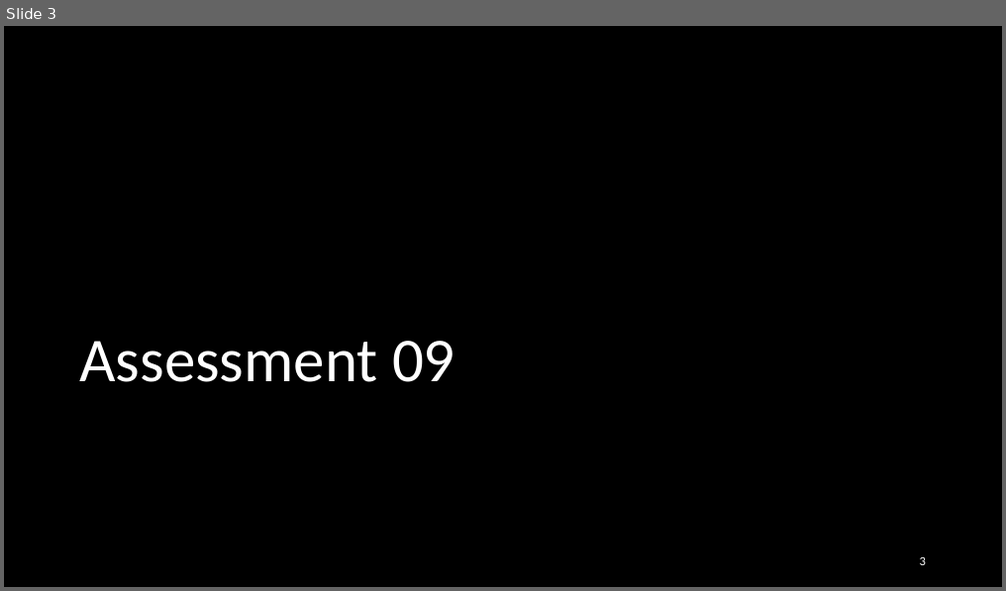
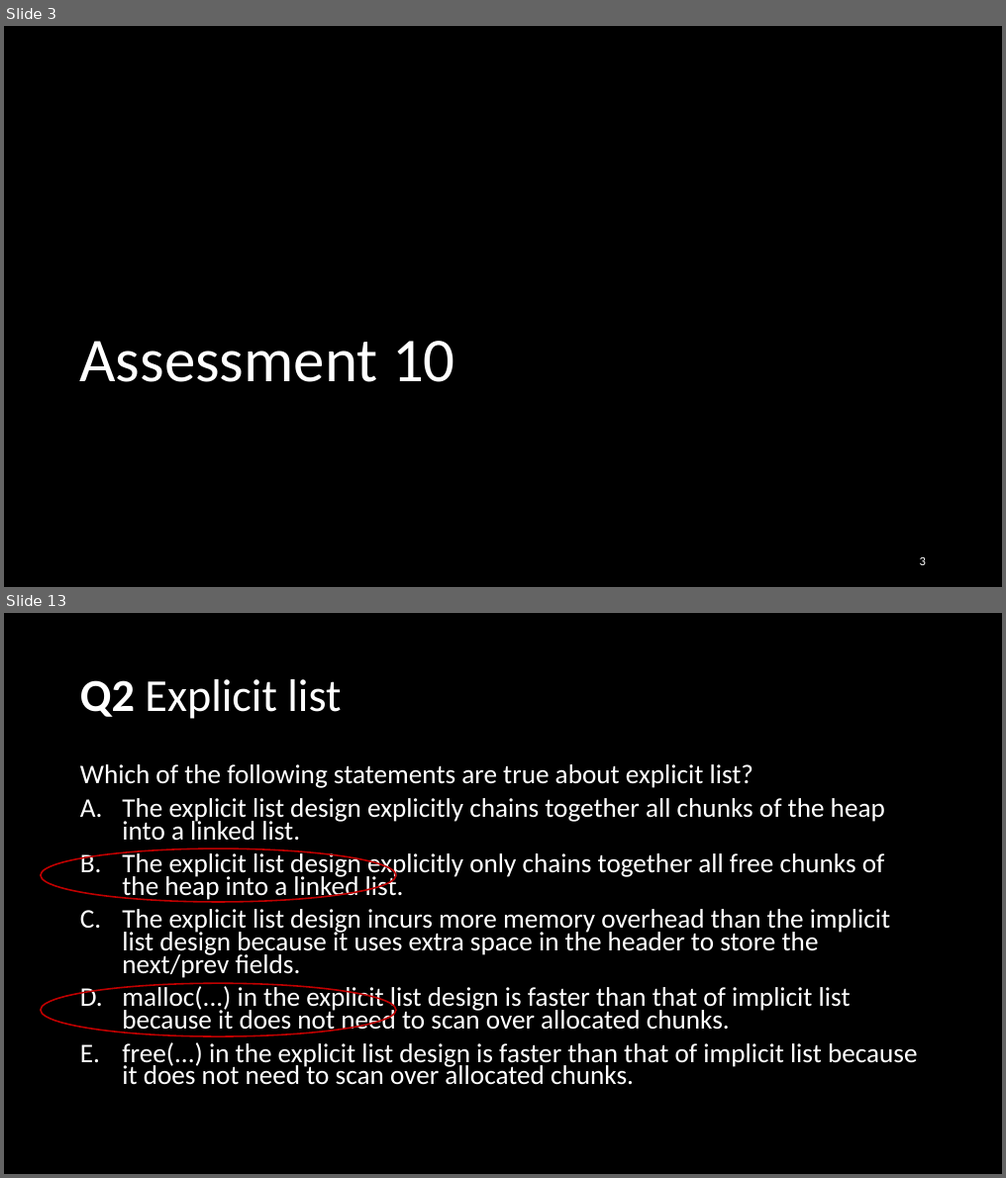
Before and after one commit to NYU-CSO/nyu-cso.github.io, a slide deck: rec-notes/r11.pptx. Shown one above the other, each under a label of ours: slide 3 before the commit, slides 3 and 13 after it; the slides between them are not shown. The pictures are 1006x591 and 1006x1178 pixels, drawn with LibreOffice and Linux fonts; fonts in the diff are those of the drawing. Boxes give left, top, right and bottom in pixels: in the first picture for what was removed or moved away, otherwise in the second. Text is boxed around its words. In the diff, an @@ line names an element or a change of style, - is before the commit and + after.

```diff
--- a/rec-notes/r11.pptx
+++ b/rec-notes/r11.pptx
@@ slide 13 added at (4, 613, 1002, 1174), background #000000 @@
@@ title added at (80, 679, 341, 719), 44 pt, text #FFFFFF @@
+Q2 Explicit list
@@ text added at (80, 764, 918, 1085), 25.9 pt, text #FFFFFF @@
+Which of the following statements are true about explicit list?
+A. The explicit list design explicitly chains together all chunks of the heap into a linked list.
+B. The explicit list design explicitly only chains together all free chunks of the heap into a linked list.
+C. The explicit list design incurs more memory overhead than the implicit list design because it uses extra space in the header to store the next/prev fields.
+D. malloc(...) in the explicit list design is faster than that of implicit list because it does not need to scan over allocated chunks.
+E. free(...) in the explicit list design is faster than that of implicit list because it does not need to scan over allocated chunks.
@@ ellipse added at (41, 849, 396, 902), outline #C00000 1.5 pt @@
@@ ellipse added at (41, 983, 396, 1037), outline #C00000 1.5 pt @@
@@ slide 3 changed as well @@
@@ title at (79, 341, 455, 382): text changed @@
-Assessment 09
+Assessment 10
```
Also in this commit, not shown: 2 other slides changed, 39 other slides added, 30 slides removed, 1 other file.
